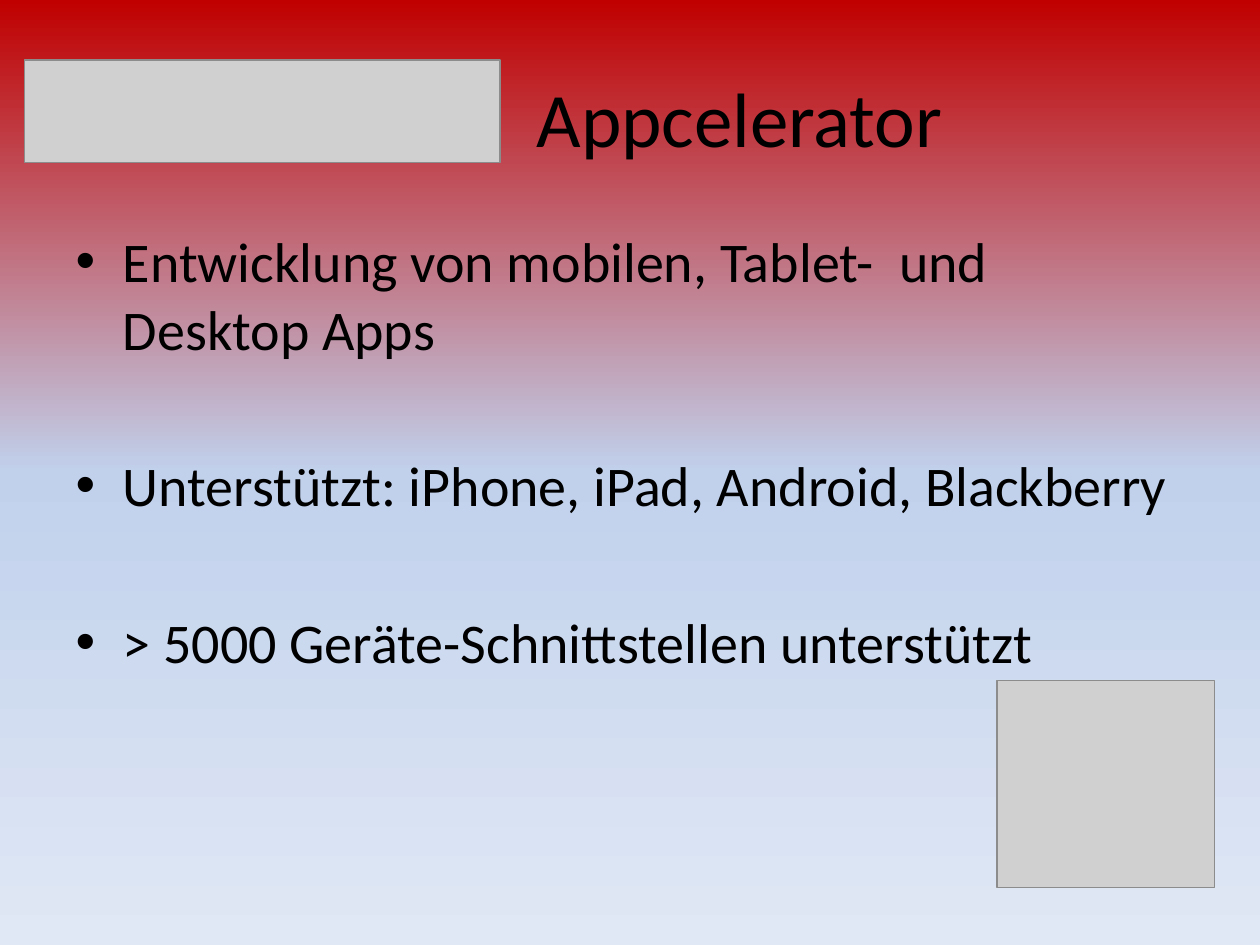
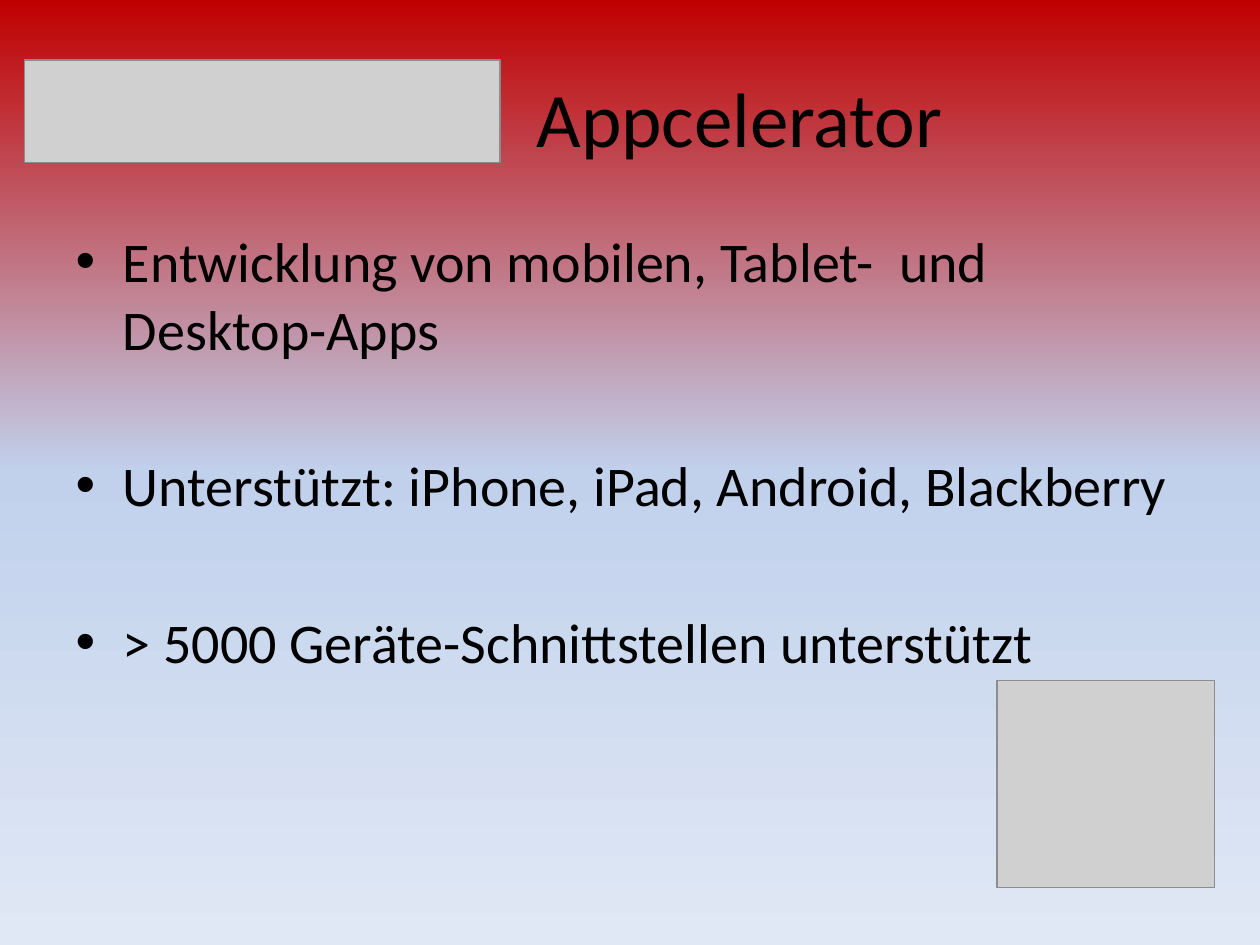
Before and after one commit to mtwords/hand-held, a slide deck: slide 15 of Documents/10_Frameworks_Presentation.pptx (slide 14 before the commit). Drawn at 1260x945 pixels with LibreOffice and Linux fonts; fonts in the diff are those of the drawing; grey boxes stand for pictures. Boxes give left, top, right and bottom in pixels: in the first picture for what was removed or moved away, otherwise in the second. Text is boxed around its words. In the diff, an @@ line names an element or a change of style, - is before the commit and + after.

```diff
--- a/Documents/10_Frameworks_Presentation.pptx
+++ b/Documents/10_Frameworks_Presentation.pptx
@@ text at bbox=[123, 243, 987, 359]: text changed @@
-• Entwicklung von mobilen, Tablet- und Desktop Apps
+• Entwicklung von mobilen, Tablet- und Desktop-Apps
```
Also in this commit, not shown: 6 other slides changed, 13 slides added, 1 slide removed.
